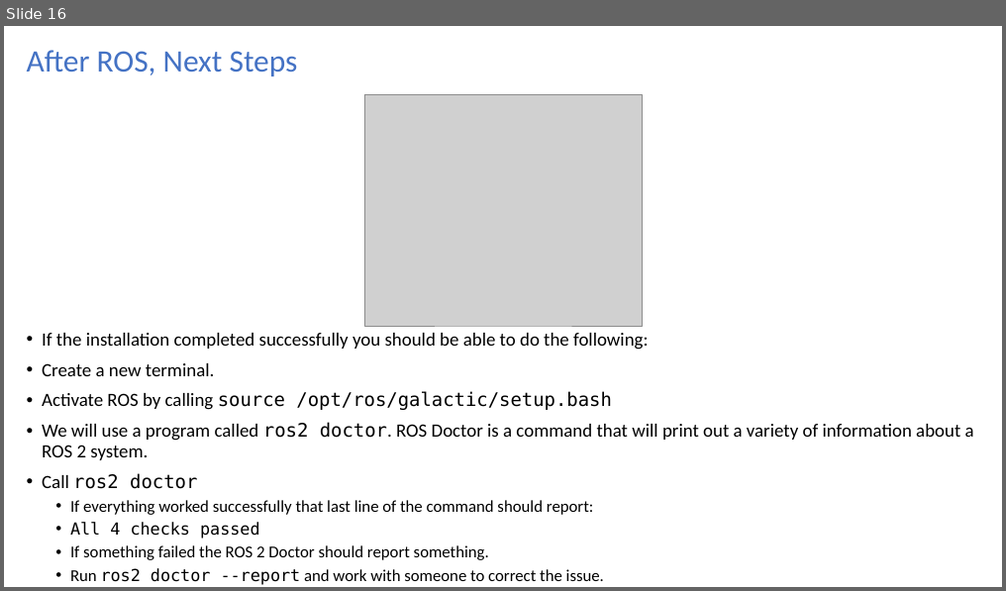
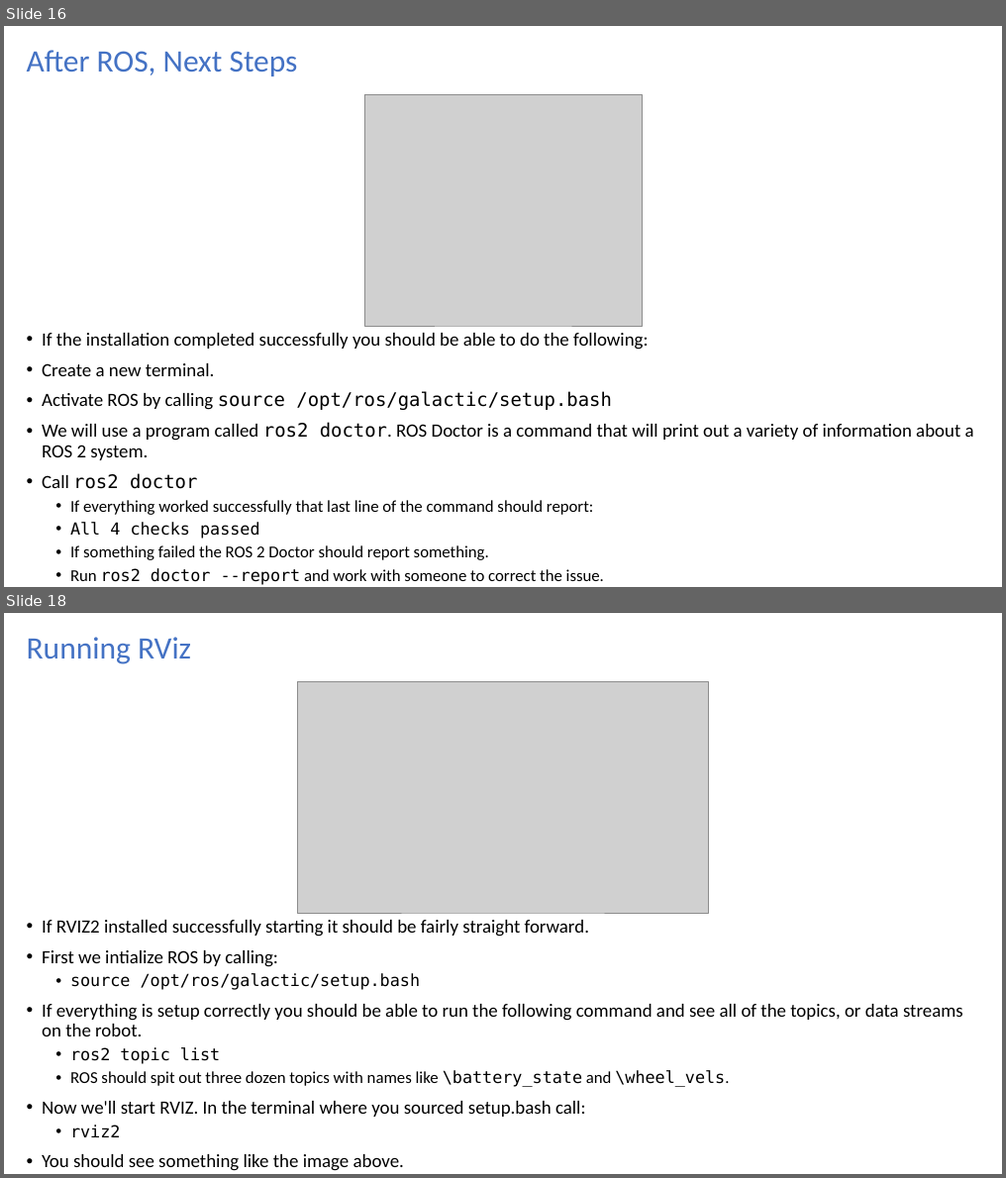
Before and after one commit to turtlebot/TurtleBot4Lessons, a slide deck: units/Unit00-TB4-Introduction/L02-TurtleBotIsGo/U00-L02-TurtleBotIsGo.ppt. Shown one above the other, each under a label of ours: slide 16 before the commit, slides 16 and 18 after it; the slides between them are not shown. The pictures are 1006x591 and 1006x1178 pixels, drawn with LibreOffice and Linux fonts; fonts in the diff are those of the drawing; grey boxes stand for pictures. Boxes give left, top, right and bottom in pixels: in the first picture for what was removed or moved away, otherwise in the second. Text is boxed around its words. In the diff, an @@ line names an element or a change of style, - is before the commit and + after.

```diff
--- a/units/Unit00-TB4-Introduction/L02-TurtleBotIsGo/U00-L02-TurtleBotIsGo.ppt
+++ b/units/Unit00-TB4-Introduction/L02-TurtleBotIsGo/U00-L02-TurtleBotIsGo.ppt
@@ slide 18 added at (4,613,1002,1174), background #FFFFFF @@
@@ title added at (27,637,191,664), 30 pt, text #4472C4 @@
+Running RViz
@@ picture added at (297,682,709,913) @@
@@ text added at (42,920,963,1138), 18 pt, text #000000 @@
+• If RVIZ2 installed successfully starting it should be fairly straight forward.
+• First we intialize ROS by calling:
+  • source /opt/ros/galactic/setup.bash
+• If everything is setup correctly you should be able to run the following command and see all of the topics, or data streams on the robot.
+  • ros2 topic list
+  • ROS should spit out three dozen topics with names like \battery_state and \wheel_vels.
+• Now we'll start RVIZ. In the terminal where you sourced setup.bash call:
+  • rviz2
+• You should see something like the image above.
```
Also in this commit, not shown: 2 slides changed, 6 other slides added, 1 slide removed, 7 other files.
